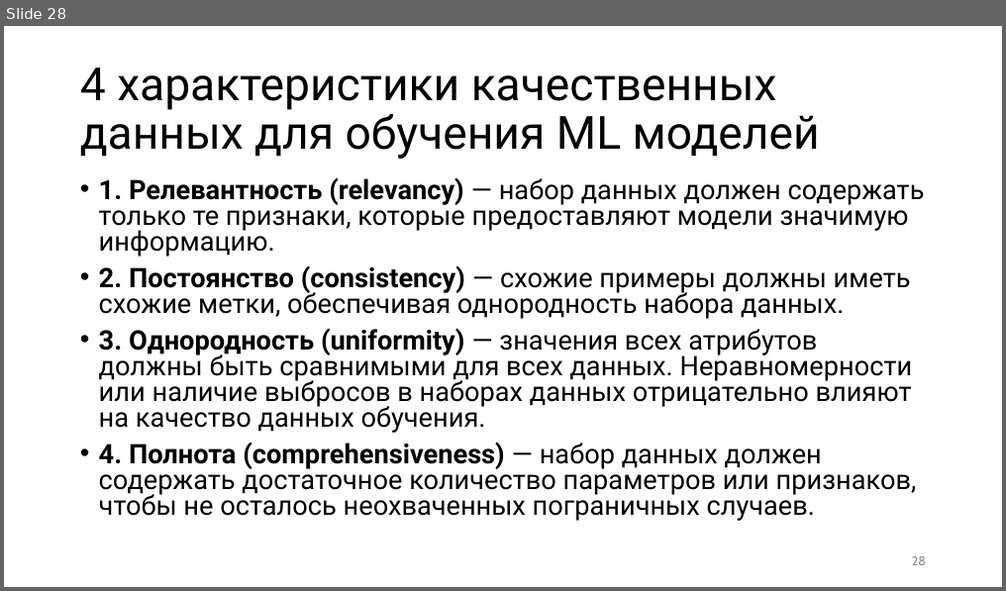
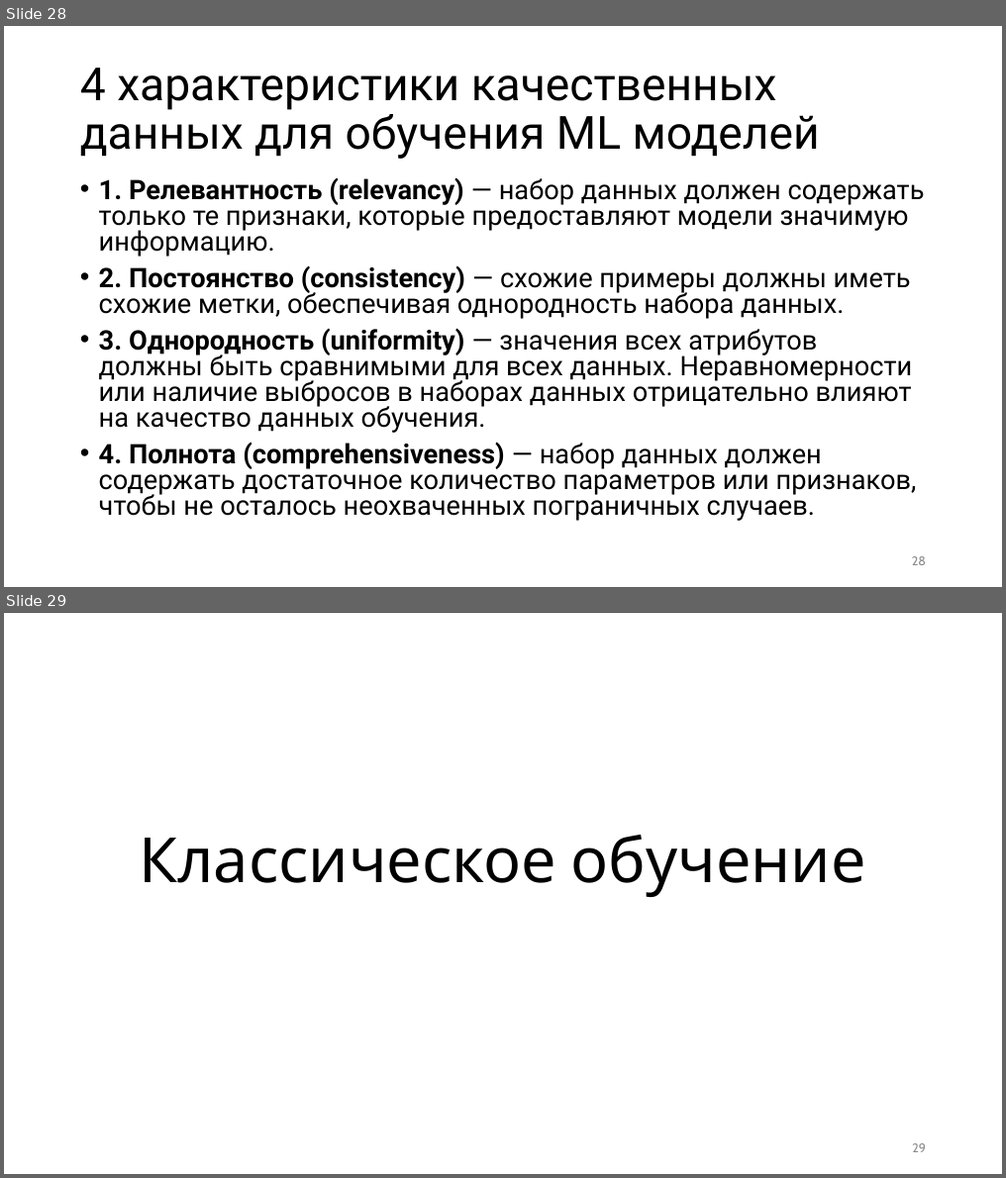
Before and after one commit to kurmakaevAlsu/ML_kurs2022, a slide deck: Машинное обучение.pptx. Shown one above the other, each under a label of ours: slide 28 before the commit, slides 28 and 29 after it. The pictures are 1006x591 and 1006x1178 pixels, drawn with LibreOffice and Linux fonts; fonts in the diff are those of the drawing. Boxes give left, top, right and bottom in pixels: in the first picture for what was removed or moved away, otherwise in the second. Text is boxed around its words. In the diff, an @@ line names an element or a change of style, - is before the commit and + after.

```diff
--- a/Машинное обучение.pptx
+++ b/Машинное обучение.pptx
@@ slide 29 added at bbox=[4, 613, 1002, 1174], background #FFFFFF @@
@@ title added at bbox=[140, 835, 866, 897], 60 pt, text #000000 @@
+Классическое обучение
@@ page number added at bbox=[912, 1144, 926, 1153], 12 pt, text #8C8C8C @@
+29
```
Also in this commit, not shown: 14 other slides added.
